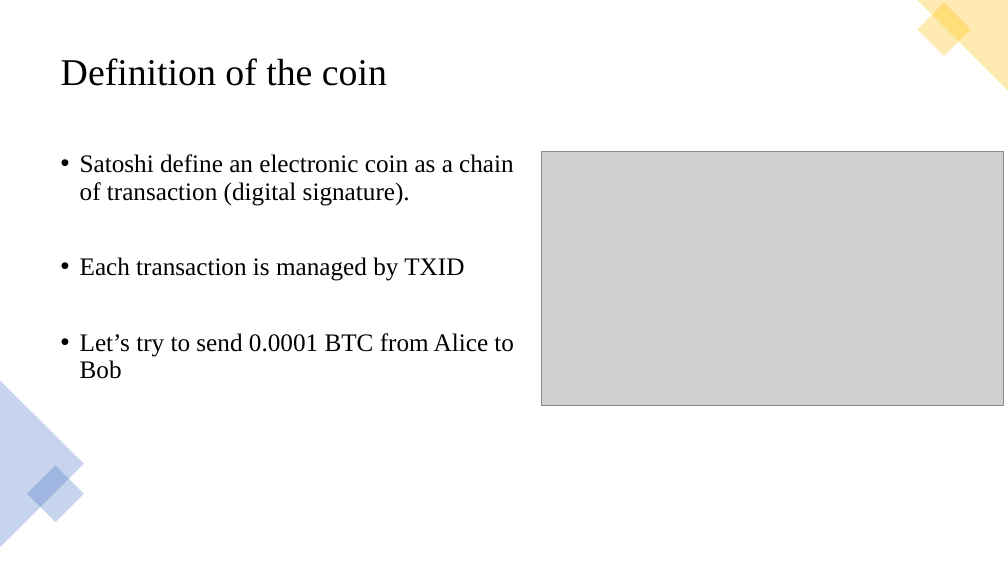
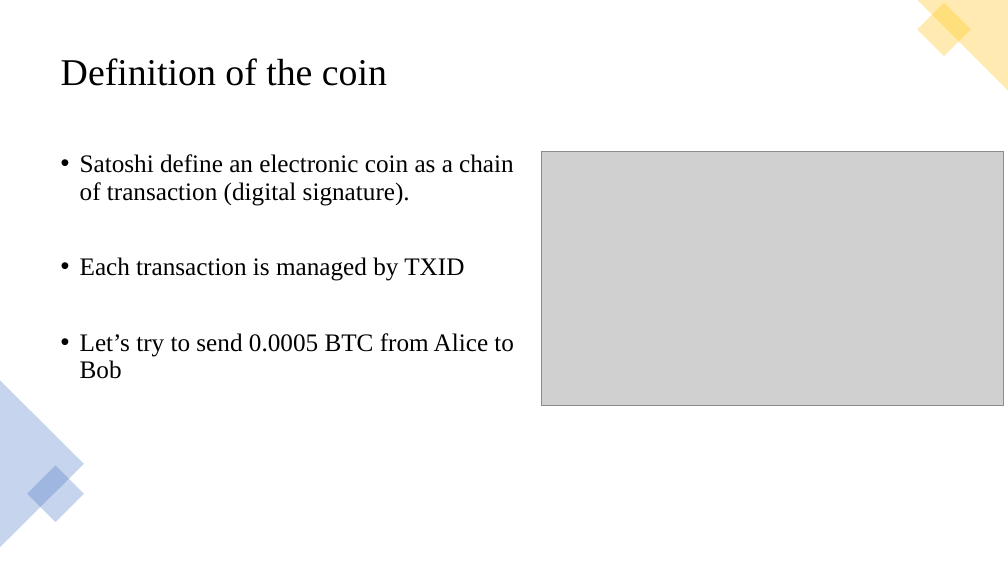
Before and after one commit to hikasenworkspace/stock_study, a slide deck: slide 11 of blockchain/bitcoin.pptx. Drawn at 1008x567 pixels with LibreOffice and Linux fonts; fonts in the diff are those of the drawing; grey boxes stand for pictures. Boxes give left, top, right and bottom in pixels: in the first picture for what was removed or moved away, otherwise in the second. Text is boxed around its words. In the diff, an @@ line names an element or a change of style, - is before the commit and + after.

Commit message:
add pptx

```diff
--- a/blockchain/bitcoin.pptx
+++ b/blockchain/bitcoin.pptx
@@ text at (x1=80, y1=333, x2=514, y2=379): text changed @@
-• Let’s try to send 0.0001 BTC from Alice to Bob
+• Let’s try to send 0.0005 BTC from Alice to Bob
```
Also in this commit, not shown: 4 other slides changed, 1 slide added, 1 slide removed, 1 other file.
